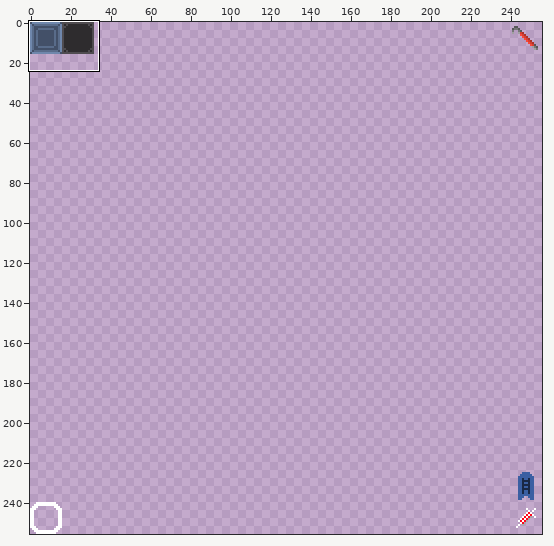
One commit to this pixel-art file: Assets/URLTileSet.aseprite. Above: a wide view before the commit, with the close-up outlined.
Close-up. Earlier state:
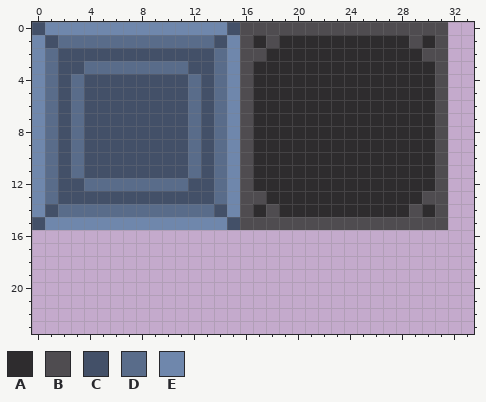
256x256 pixels, 1 frame. Shown: x 0..33, y 0..23.
Palette (. is transparent): A #2e2c2e  B #4f4c50  C #435068  D #596c8a  E #6f87ac
Now the later version:
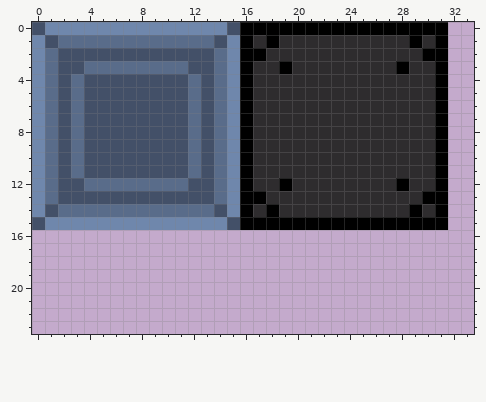
From the commit log: Changed the look of the floor tile
Difference:
colour B: #4f4c50 -> #000000
y 3: x 19 A -> B; x 28 A -> B
y 12: x 19 A -> B; x 28 A -> B
Pixel boxes of the changes (left, top, right, bottom) in both close-ups:
changed: (240, 22, 448, 230)
